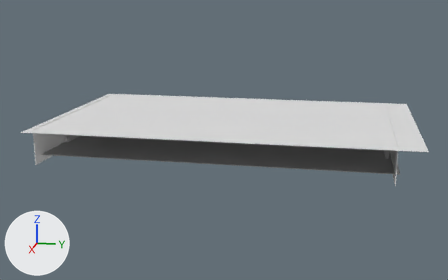
A saved change to the COLLADA model MotionTester/shop.dae.
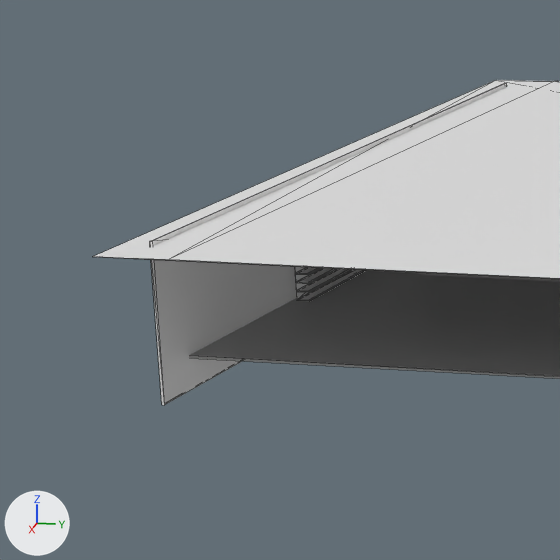
The first picture shows the older version from a camera (50 mm lens) standing at (106.5, 20.9, 26.8) and looking at (0.7, -0.3, 0.4). The close-ups show both versions on the part from 0% to 27% of the width and 27% to 71% of the height of that picture; other places that the commit changed are outside them. Lighting does not change. The marker at lower left points along +X, +Y and +Z. The close-ups show mesh edges as thin lines. Where no turn or scale is listed for an object, it has been applied to the vertices.

The older version as bpy lines, for what is in view:
```python
me_ceiling = bpy.data.meshes.new('Ceiling')
me_ceiling.from_pydata(...)  # 8 vertices, 12 faces; spans x -18.8..18.9, y -29.5..32.5, z 0.0..0.1
me_floor = bpy.data.meshes.new('Floor')
me_floor.from_pydata(...)  # 8 vertices, 12 faces; spans x -14.9..14.9, y -29.2..29.2, z -0.1..0.0
me_floor.materials.append(mat_floor)  # grey #a3a3a3
me_wall_2 = bpy.data.meshes.new('Wall_2')
me_wall_2.from_pydata(...)  # 8 vertices, 12 faces; spans x -16.9..16.9, y 0.0..0.1, z -3.0..3.0
ob_ceiling = bpy.data.objects.new('Ceiling', me_ceiling)
ob_ceiling.location = (0.0, 0.0, 4.51)
ob_floor = bpy.data.objects.new('Floor', me_floor)
ob_floor.location = (0.0, 0.0, 0.0)
ob_wall_2 = bpy.data.objects.new('Wall_2', me_wall_2)
ob_wall_2.location = (0.0, -28.36, 1.7)
# also in view: 'Shelf_3' at (0.0, -27.7, 1.0)
```
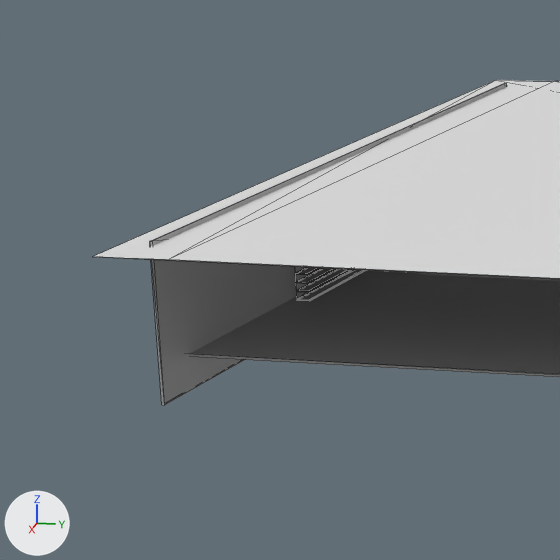
Where the newer file only moved an object's origin or applied its transform, the numbers keep the older frame.

Edits to the scene script, one JSON object a line:
```json
{"block": "me_wall_2", "where": "me_wall_2.from_pydata(...)  # 8 vertices, 12 faces; spans x -16.9..16.9, y 0.0..0.1, z -3.0..3.0"}
{"op": "add", "block": "me_wall_2", "code": "me_wall_2.materials.append(mat_floor)  # grey #a3a3a3"}
```

Location of each change, [x1, y1, x2, y2] in pixels of the close-ups (560 x 560 px):
```json
{"object": "Wall_2", "change": "recoloured", "before": [150, 83, 507, 405], "after": [150, 83, 507, 405]}
```
